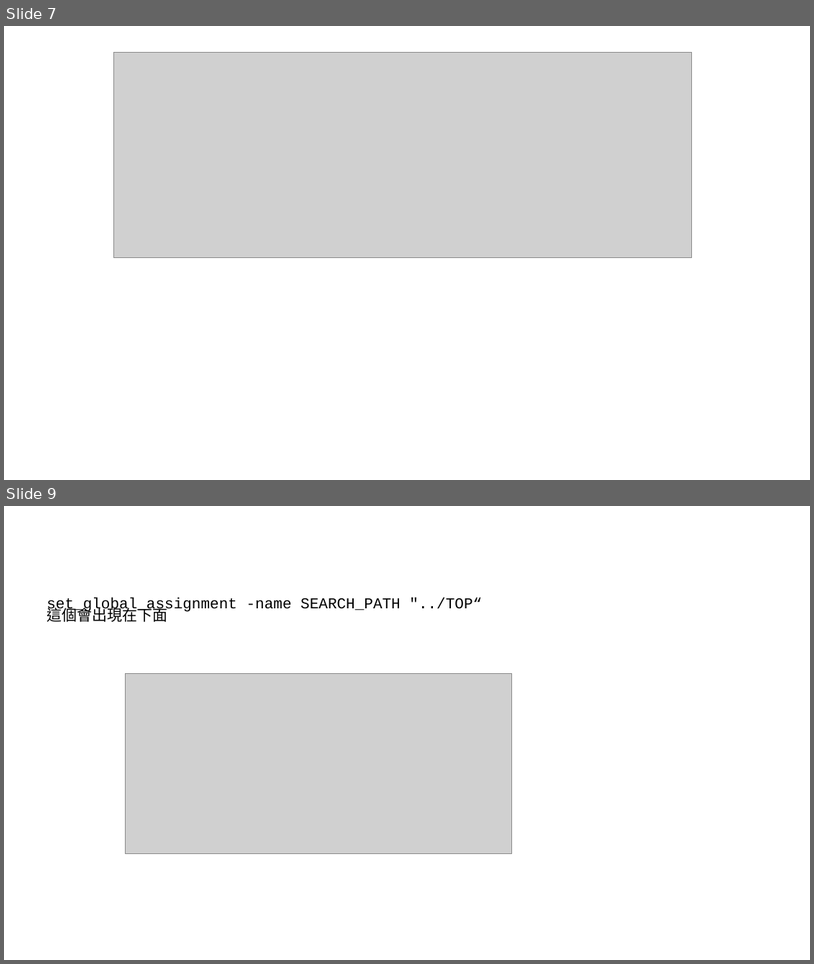
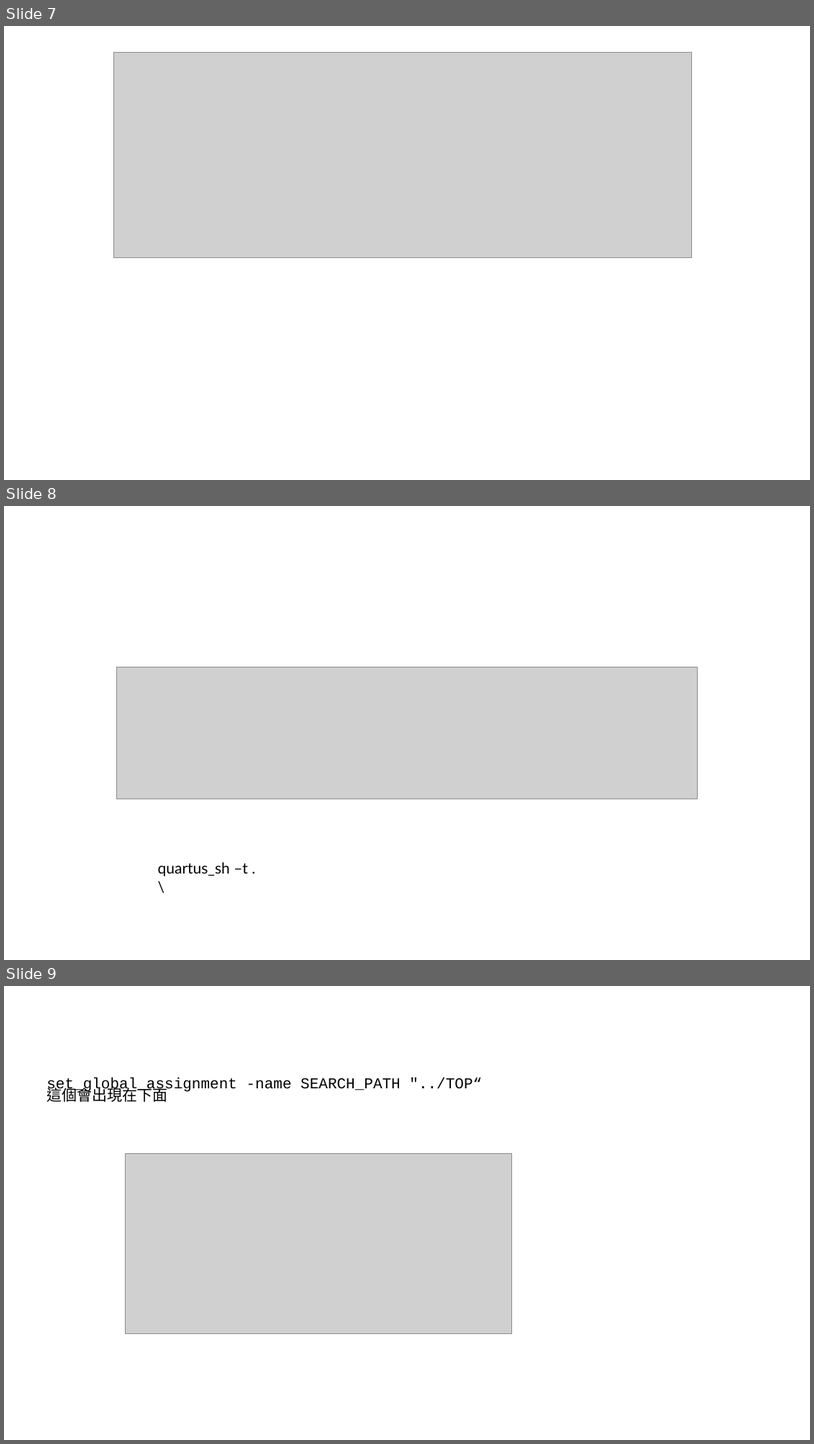
Before and after one commit to adamShiau/adamShiau_FPGA, a slide deck: intel_IP/HINS/FPGA版本管理.pptx. Shown one above the other, each under a label of ours: slides 7 and 9 before the commit, slides 7, 8 and 9 after it; the slides between them are not shown. The pictures are 814x964 and 814x1444 pixels, drawn with LibreOffice and Linux fonts; fonts in the diff are those of the drawing; grey boxes stand for pictures. Boxes give left, top, right and bottom in pixels: in the first picture for what was removed or moved away, otherwise in the second. Text is boxed around its words. In the diff, an @@ line names an element or a change of style, - is before the commit and + after.

```diff
--- a/intel_IP/HINS/FPGA版本管理.pptx
+++ b/intel_IP/HINS/FPGA版本管理.pptx
@@ slide 8 added at <box>4,506,810,960</box>, background #FFFFFF @@
@@ picture added at <box>116,667,698,800</box> @@
@@ text added at <box>158,862,248,876</box>, 18 pt, text #000000 @@
+quartus_sh –t .\
```
Also in this commit, not shown: 1 slide removed, 4 other files.
